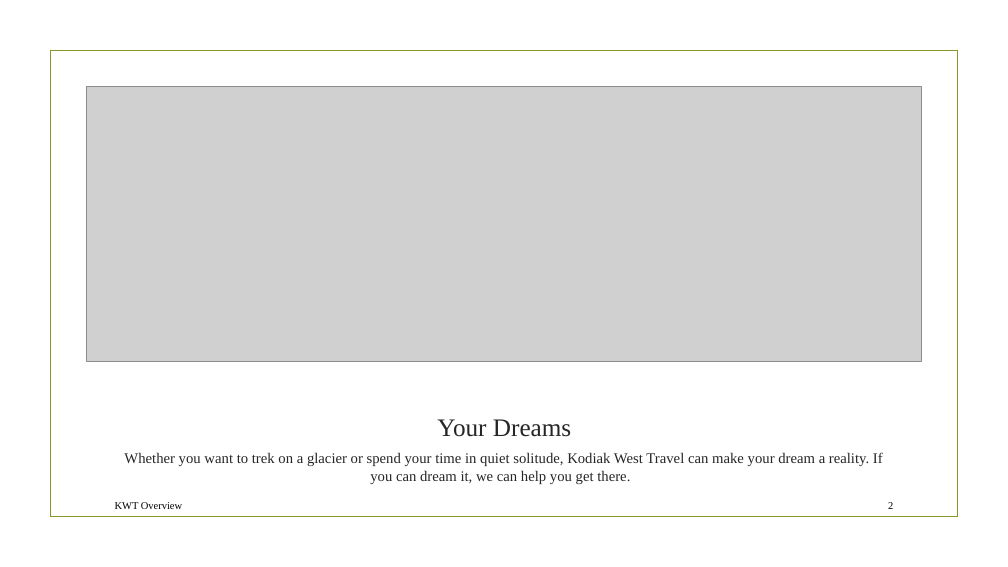
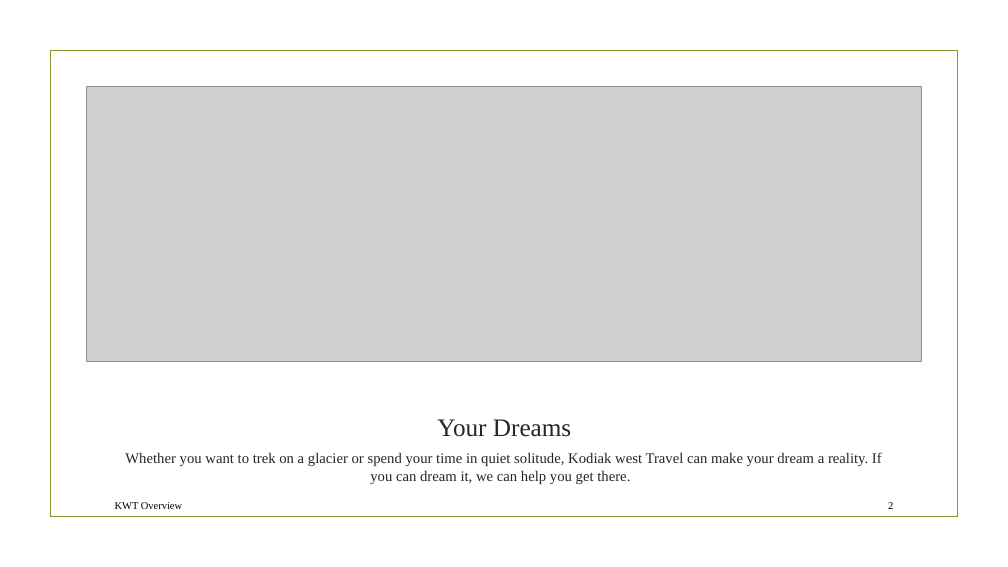
Before and after one commit to soumyavajjhala/soumyavajjhala.github.io, a slide deck: slide 2 of Desktop Publishing & Presentation Graphics Applications/Microsoft PowerPoint-Comprehensive/Getting Started with Microsoft PowerPoint/KWT Overview.pptx. Drawn at 1008x567 pixels with LibreOffice and Linux fonts; fonts in the diff are those of the drawing; grey boxes stand for pictures; background and template pictures are left out. Boxes give left, top, right and bottom in pixels: in the first picture for what was removed or moved away, otherwise in the second. Text is boxed around its words. In the diff, an @@ line names an element or a change of style, - is before the commit and + after.

```diff
--- a/Desktop Publishing & Presentation Graphics Applications/Microsoft PowerPoint-Comprehensive/Getting Started with Microsoft PowerPoint/KWT Overview.pptx
+++ b/Desktop Publishing & Presentation Graphics Applications/Microsoft PowerPoint-Comprehensive/Getting Started with Microsoft PowerPoint/KWT Overview.pptx
@@ text at (125, 452, 882, 484): text changed @@
-Whether you want to trek on a glacier or spend your time in quiet solitude, Kodiak West Travel can make your dream a reality. If you can dream it, we can help you get there.
+Whether you want to trek on a glacier or spend your time in quiet solitude, Kodiak west Travel can make your dream a reality. If you can dream it, we can help you get there.
```
Also in this commit, not shown: 2 other slides changed, 3 other files.
